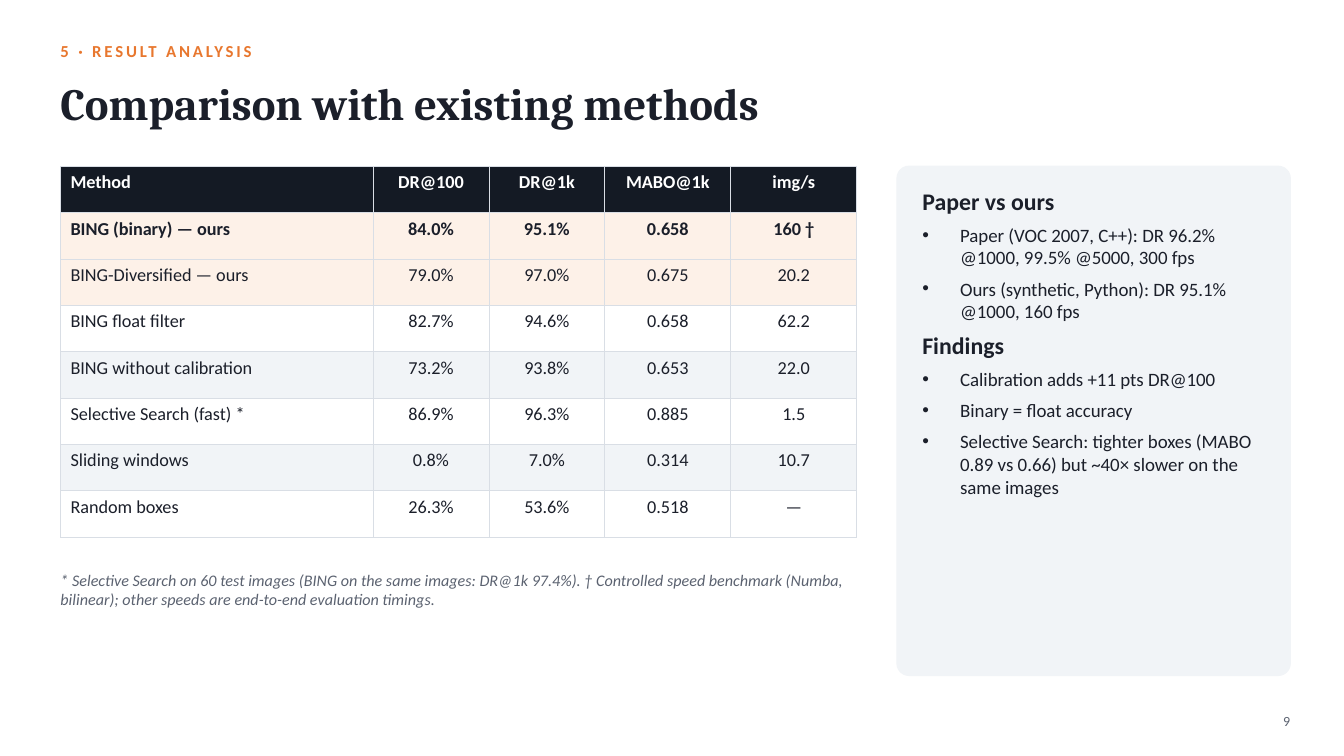
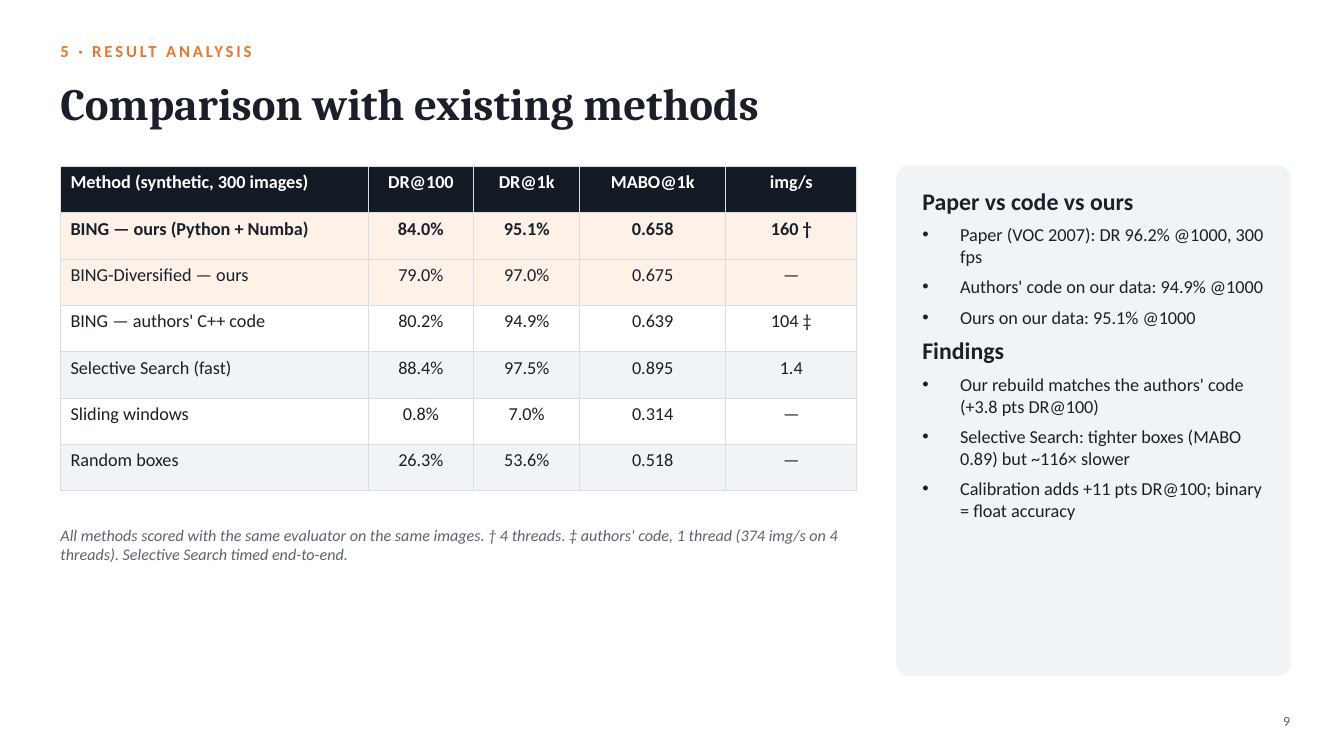
Before and after one commit to hari18305/cvprojectg10, a slide deck: slide 9 of presentation/BING_Objectness_Group10.pptx. Drawn at 1344x756 pixels with LibreOffice and Linux fonts; fonts in the diff are those of the drawing. Boxes give left, top, right and bottom in pixels: in the first picture for what was removed or moved away, otherwise in the second. Text is boxed around its words. In the diff, an @@ line names an element or a change of style, - is before the commit and + after.

Commit message:
Add authors' C++ comparison and breakdowns to slides and README

```diff
--- a/presentation/BING_Objectness_Group10.pptx
+++ b/presentation/BING_Objectness_Group10.pptx
@@ table at (x1=60, y1=166, x2=857, y2=470) @@
-row 1: Method | DR@100 | DR@1k | MABO@1k | img/s
-row 2: BING (binary) — ours | 84.0% | 95.1% | 0.658 | 160 †
-row 3: BING-Diversified — ours | 79.0% | 97.0% | 0.675 | 20.2
-row 4: BING float filter | 82.7% | 94.6% | 0.658 | 62.2
-row 5: BING without calibration | 73.2% | 93.8% | 0.653 | 22.0
-row 6: Selective Search (fast) * | 86.9% | 96.3% | 0.885 | 1.5
-row 7: Sliding windows | 0.8% | 7.0% | 0.314 | 10.7
+row 1: Method (synthetic, 300 images) | DR@100 | DR@1k | MABO@1k | img/s
+row 2: BING — ours (Python + Numba) | 84.0% | 95.1% | 0.658 | 160 †
+row 3: BING-Diversified — ours | 79.0% | 97.0% | 0.675 | —
+row 4: BING — authors' C++ code | 80.2% | 94.9% | 0.639 | 104 ‡
+row 5: Selective Search (fast) | 88.4% | 97.5% | 0.895 | 1.4
+row 6: Sliding windows | 0.8% | 7.0% | 0.314 | —
@@ text at (x1=922, y1=193, x2=1264, y2=326): text changed; size 13.5 to 13 pt @@
-Paper vs ours
-• Paper (VOC 2007, C++): DR 96.2% @1000, 99.5% @5000, 300 fps
-• Ours (synthetic, Python): DR 95.1% @1000, 160 fps
+Paper vs code vs ours
+• Paper (VOC 2007): DR 96.2% @1000, 300 fps
+• Authors' code on our data: 94.9% @1000
+• Ours on our data: 95.1% @1000
@@ text at (x1=960, y1=378, x2=1262, y2=520): text changed; size 13.5 to 13 pt @@
-• Calibration adds +11 pts DR@100
-• Binary = float accuracy
-• Selective Search: tighter boxes (MABO 0.89 vs 0.66) but ~40× slower on the same images
+• Our rebuild matches the authors' code (+3.8 pts DR@100)
+• Selective Search: tighter boxes (MABO 0.89) but ~116× slower
+• Calibration adds +11 pts DR@100; binary = float accuracy
@@ text at (x1=60, y1=529, x2=838, y2=562): text changed @@
-* Selective Search on 60 test images (BING on the same images: DR@1k 97.4%). † Controlled speed benchmark (Numba, bilinear); other speeds are end-to-end evaluation timings.
+All methods scored with the same evaluator on the same images. † 4 threads. ‡ authors' code, 1 thread (374 img/s on 4 threads). Selective Search timed end-to-end.
```
Also in this commit, not shown: 1 slide added, 1 slide removed, 5 other files.
